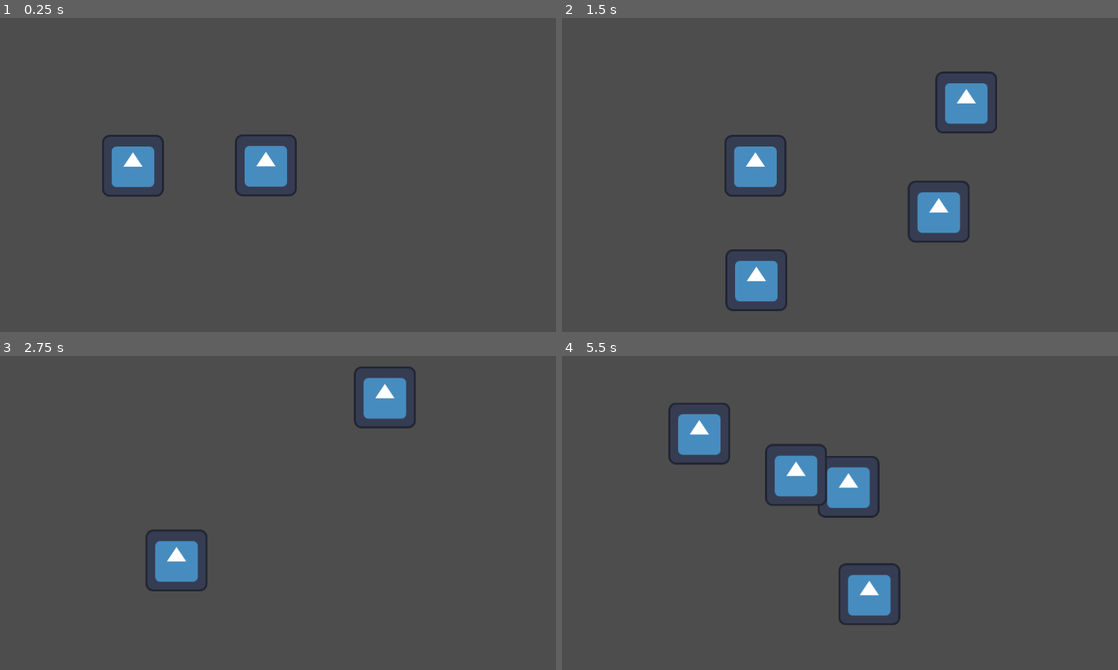
Above: before the commit, frames 1-4 (two rows, left to right).
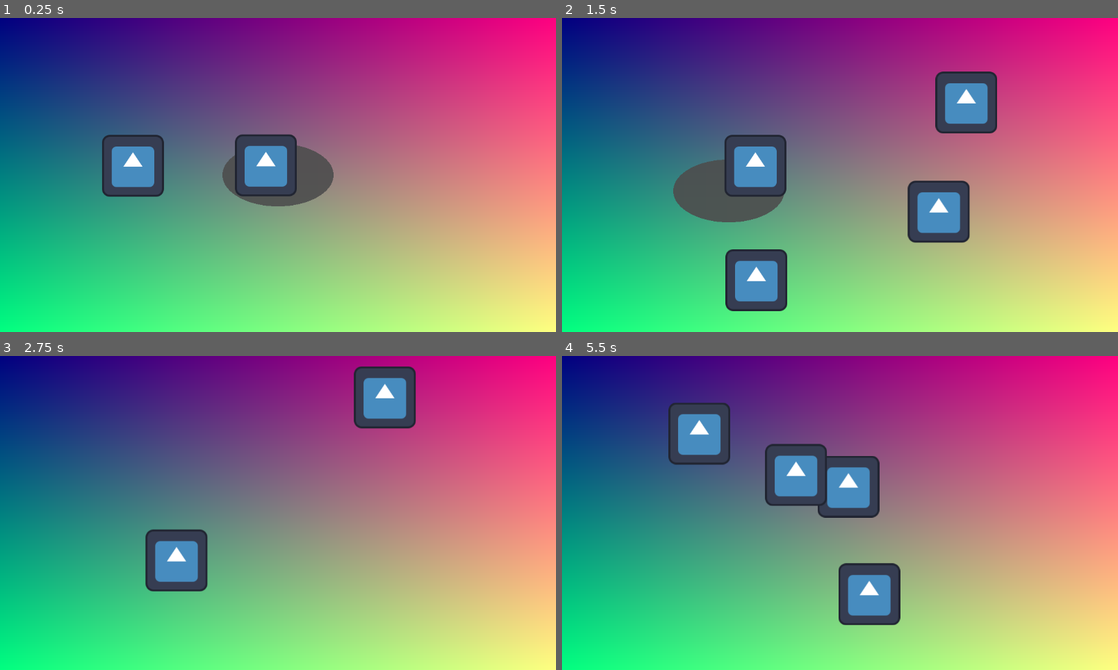
Above: after the commit, the same moments.

Repository: EsbernTK/NGJ_2026
Game: Godot game, scene res://Scenes/Main.tscn
Two runs of this game, one before a commit and one after it. Both use one fixed random seed, a clock stepped at 60 frames per second and the inputs below. The engine's default icon, where the game draws it, is replaced by a stand-in: a white triangle on a blue panel in a dark square.
Inputs (mouse positions are in pixels of both pictures, inside the frame that each line leads up to):
- Up to frame 1 (0.25 s): no input
- Up to frame 2 (1.5 s): move the mouse to (962, 159) at 0.52 s; click (962, 159) at 0.67 s; move the mouse to (728, 190) at 1.27 s; click (728, 190) at 1.42 s
- Up to frame 3 (2.75 s): move the mouse to (333, 443) at 2.02 s; click (333, 443) at 2.17 s
- Up to frame 4 (5.5 s): move the mouse to (812, 575) at 2.77 s; click (812, 575) at 2.92 s; move the mouse to (1006, 560) at 3.52 s; click (1006, 560) at 3.67 s; move the mouse to (673, 465) at 4.27 s; click (673, 465) at 4.42 s; move the mouse to (867, 513) at 5.02 s; click (867, 513) at 5.17 s

The runs differ from the first frame. In frame 1, 94% of the frame differs, in the area x 0-100%, y 0-100%; in frame 2, 89%; in frame 3, 96%; in frame 4, 92%.

Commit message:
added shader!

Diff:
--- a/nothing/Scenes/Main.tscn
+++ b/nothing/Scenes/Main.tscn
@@ -2,10 +2,24 @@
 
 [ext_resource type="Script" uid="uid://b10ny5yrkctm3" path="res://Scripts/Main.gd" id="1_idj7w"]
 [ext_resource type="PackedScene" uid="uid://ccuioo8a74pw1" path="res://Objects/Particle.tscn" id="1_r150o"]
+[ext_resource type="Shader" uid="uid://8u2na1ktuuj6" path="res://Shaders/Field.gdshader" id="3_rgh2o"]
+[ext_resource type="Texture2D" uid="uid://ckvyybnkbbkfy" path="res://icon.svg" id="4_pbw6q"]
+
+[sub_resource type="ShaderMaterial" id="ShaderMaterial_v1gob"]
+shader = ExtResource("3_rgh2o")
+shader_parameter/alpha = 1.0
+shader_parameter/radius = 0.1
+shader_parameter/target = Vector2(0.5, 0.5)
 
 [node name="Main" type="Node2D" unique_id=638370175]
 script = ExtResource("1_idj7w")
 particle_scene = ExtResource("1_r150o")
+
+[node name="Field" type="Sprite2D" parent="." unique_id=2132702423]
+material = SubResource("ShaderMaterial_v1gob")
+position = Vector2(575, 324.99997)
+scale = Vector2(8.984375, 5.0781245)
+texture = ExtResource("4_pbw6q")
 
 [node name="Particle" parent="." unique_id=195041873 instance=ExtResource("1_r150o")]
 position = Vector2(250, 306)
--- a/nothing/Scripts/Main.gd
+++ b/nothing/Scripts/Main.gd
@@ -1,8 +1,10 @@
-extends Node
+extends Node2D
 
 var score = 0
 
 @export var particle_scene: PackedScene;
+
+@onready var field: Sprite2D = get_node("Field")
 
 var is_pressed: bool = false
 
@@ -38,8 +40,17 @@
 func _input(event: InputEvent) -> void:
 	if event is InputEventMouseButton:
 		var mouse_event = event as InputEventMouseButton
+		var position = get_viewport().get_mouse_position()
+		var position_uv = position / get_viewport_rect().size
+
+		if mouse_event.is_pressed():
+			print(position_uv)
+			field.material.set_shader_parameter("target", position_uv)
+
 		if mouse_event.is_pressed() and !is_pressed:
 			is_pressed = true
+
 			_spawn_particle_pair()
 		if event.is_released():
 			is_pressed = false
+			field.material.set_shader_parameter("target", Vector2(-1,-1))
--- /dev/null
+++ b/nothing/Shaders/Field.gdshader
@@ -0,0 +1,27 @@
+shader_type canvas_item;
+
+uniform float alpha = 1.0; // you can assign a default value to uniforms
+uniform float radius = 0.3; // you can assign a default value to uniforms
+uniform vec2 target = vec2 (-1.0f, -1.0f);
+
+void vertex() {
+	// Called for every vertex the material is visible on.
+}
+
+void fragment() {
+	// Called for every pixel the material is visible on.
+	vec2 dist = target - UV;
+	float d = sqrt(dist.x * dist.x + dist.y * dist.y);
+
+	if (d < radius) {
+		COLOR = vec4(UV, 0.5, 0.1);
+	}
+	else {
+		COLOR = vec4(UV, 0.5, alpha);
+	}
+}
+
+//void light() {
+//	// Called for every pixel for every light affecting the CanvasItem.
+//	// Uncomment to replace the default light processing function with this one.
+//}
Not shown, added: nothing/Shaders/Field.gdshader.uid
